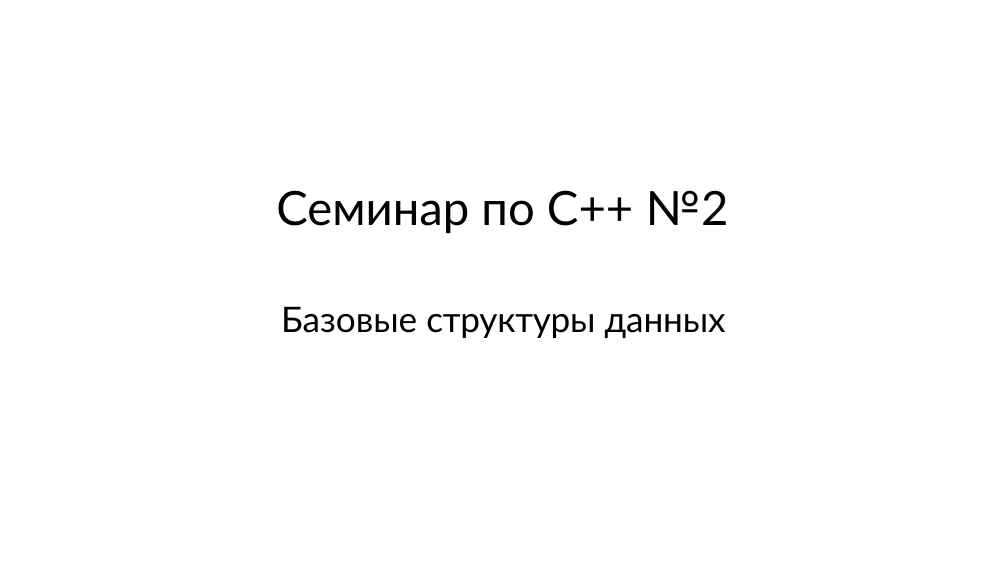
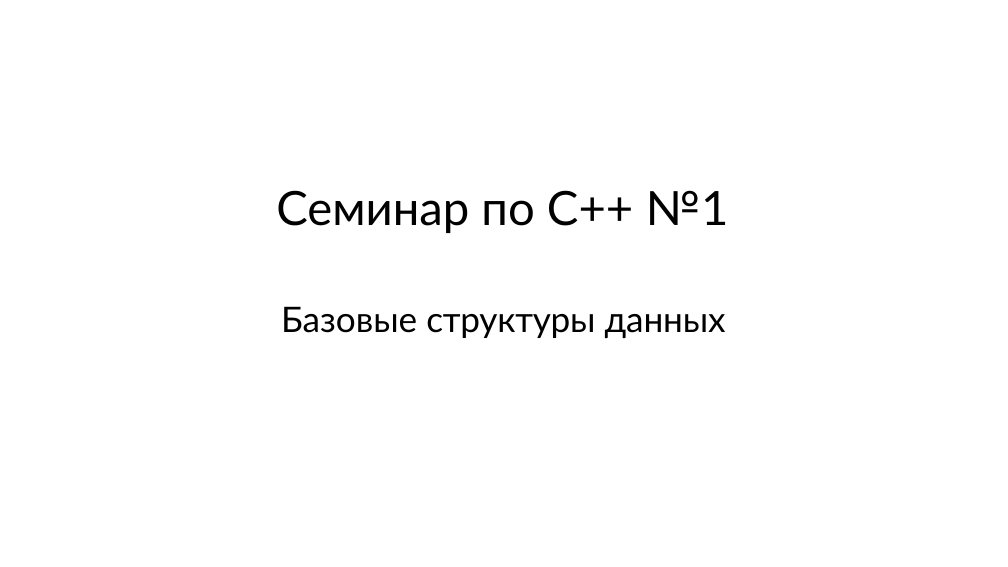
Before and after one commit to kostya2709/C_Plus_Plus_seminars, a slide deck: slide 1 of autumn/sem_1_basics/presentations/Семинар_1_basics.pptx. Drawn at 1008x567 pixels with LibreOffice and Linux fonts; fonts in the diff are those of the drawing. Boxes give left, top, right and bottom in pixels: in the first picture for what was removed or moved away, otherwise in the second. Text is boxed around its words. In the diff, an @@ line names an element or a change of style, - is before the commit and + after.

```diff
--- a/autumn/sem_1_basics/presentations/Семинар_1_basics.pptx
+++ b/autumn/sem_1_basics/presentations/Семинар_1_basics.pptx
@@ title at <box>276,190,728,233</box>: text changed @@
-Семинар по С++ №2
+Семинар по С++ №1
```
Also in this commit, not shown: 1 other slide changed, 2 slides added, 1 other file.
